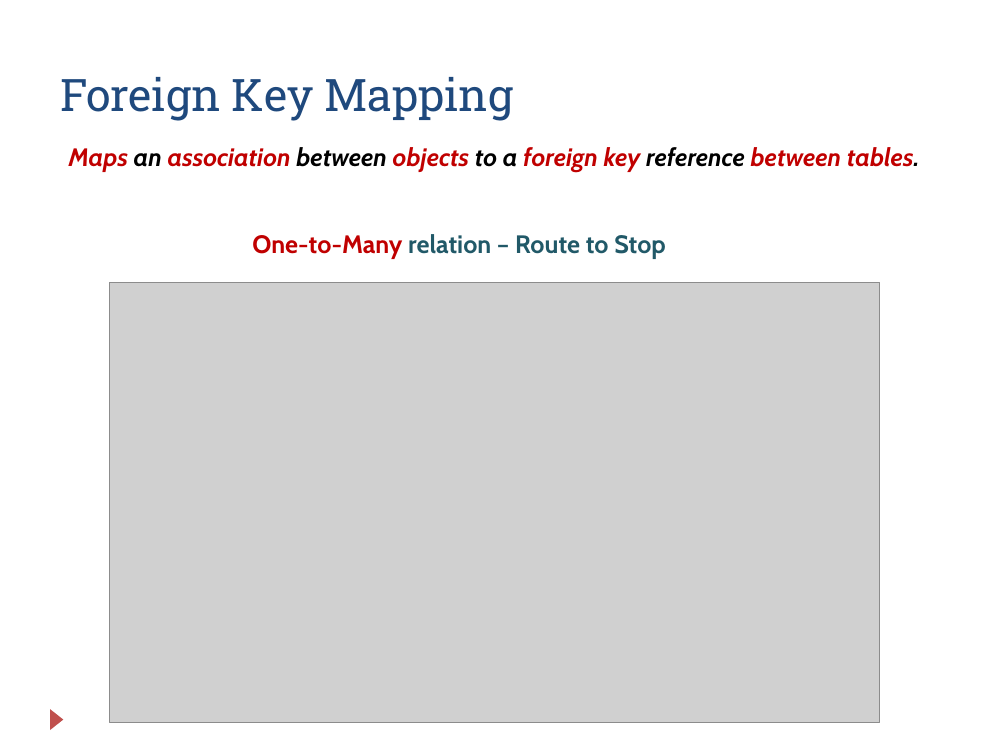
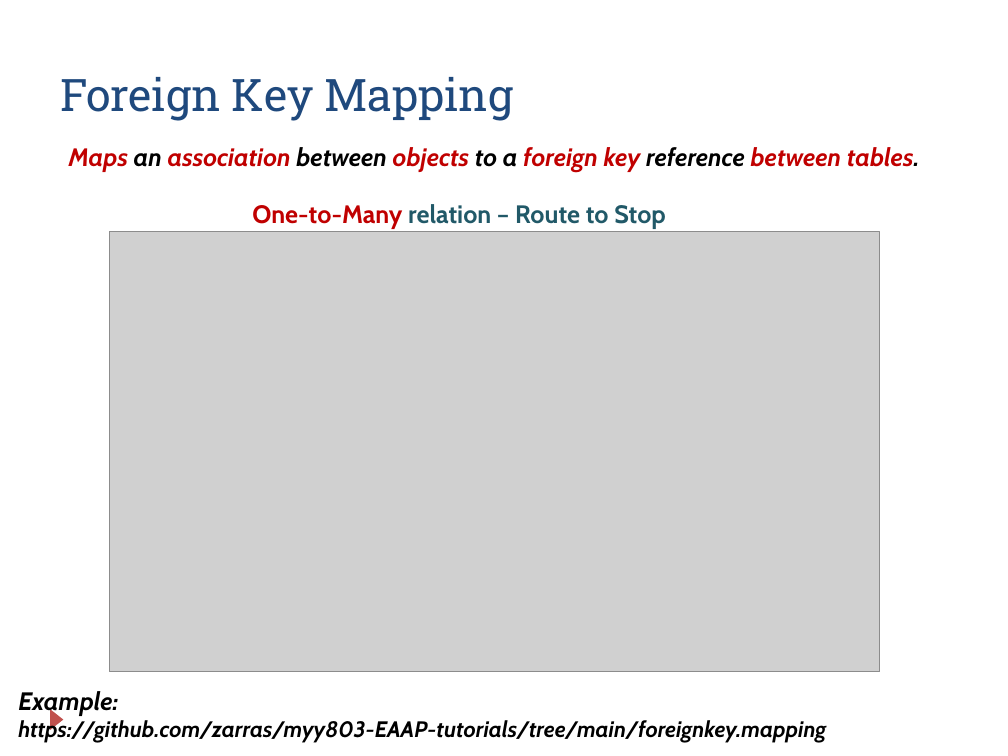
Before and after one commit to zarras/myy803-slides, a slide deck: slide 14 of SoftEng-Lab-JPA.ppt (slide 12 before the commit). Drawn at 1008x756 pixels with LibreOffice and Linux fonts; fonts in the diff are those of the drawing; grey boxes stand for pictures. Boxes give left, top, right and bottom in pixels: in the first picture for what was removed or moved away, otherwise in the second. Text is boxed around its words. In the diff, an @@ line names an element or a change of style, - is before the commit and + after.

```diff
--- a/SoftEng-Lab-JPA.ppt
+++ b/SoftEng-Lab-JPA.ppt
@@ text "One-to-Many relation – Route to ...": place and size @@
-text "One-to-Many relation – Route to ..." at <box>252,234,666,259</box>
+text "One-to-Many relation – Route to ..." at <box>252,204,666,229</box>
@@ picture: place and size @@
-picture at <box>109,282,880,723</box>
+picture at <box>109,232,880,672</box>
@@ text added at <box>18,691,826,743</box>, 16 pt, text #000000, bold, italic @@
+Example:
+https://github.com/zarras/myy803-EAAP-tutorials/tree/main/foreignkey.mapping
```
Also in this commit, not shown: 10 other slides changed, 2 slides added, 5 other files.
